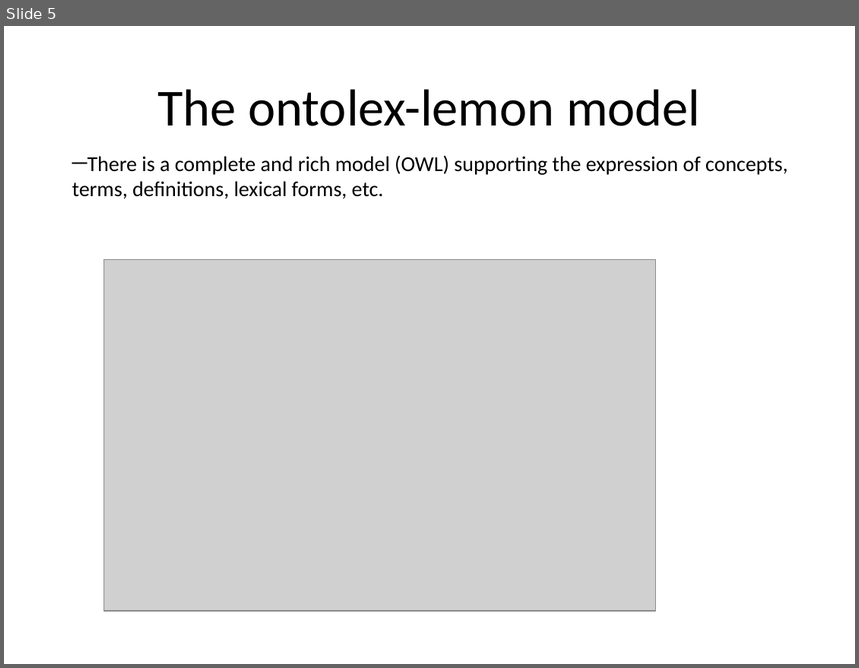
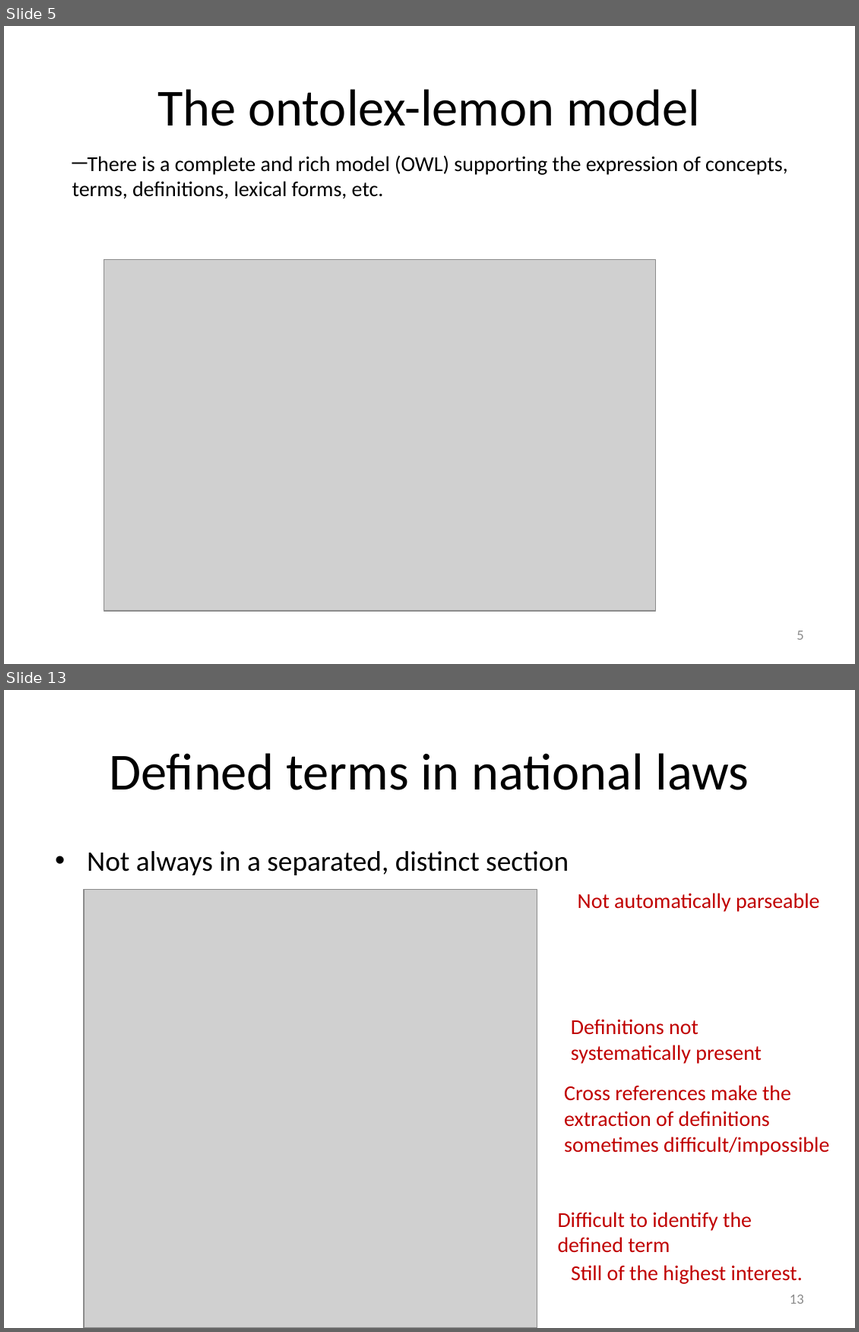
Before and after one commit to liderproject/tbx2rdfservice, a slide deck: slides.pptx. Shown one above the other, each under a label of ours: slide 5 before the commit, slides 5 and 13 after it; the slides between them are not shown. The pictures are 859x668 and 859x1332 pixels, drawn with LibreOffice and Linux fonts; fonts in the diff are those of the drawing; grey boxes stand for pictures. Boxes give left, top, right and bottom in pixels: in the first picture for what was removed or moved away, otherwise in the second. Text is boxed around its words. In the diff, an @@ line names an element or a change of style, - is before the commit and + after.

```diff
--- a/slides.pptx
+++ b/slides.pptx
@@ slide 13 added at (4,690,855,1328), background #FFFFFF @@
@@ title added at (109,753,749,790), 44 pt, text #000000 @@
+Defined terms in national laws
@@ text added at (87,851,569,875), 24 pt, text #000000 @@
+• Not always in a separated, distinct section
@@ picture added at (84,889,537,1328) @@
@@ text added at (578,893,820,912), 18 pt, text #C00000 @@
+Not automatically parseable
@@ text added at (571,1019,762,1064), 18 pt, text #C00000 @@
+Definitions not systematically present
@@ text added at (564,1085,829,1156), 18 pt, text #C00000 @@
+Cross references make the extraction of definitions sometimes difficult/impossible
@@ text added at (558,1212,752,1253), 18 pt, text #C00000 @@
+Difficult to identify the defined term
@@ text added at (571,1265,803,1284), 18 pt, text #C00000 @@
+Still of the highest interest.
@@ page number added at (790,1295,804,1304), 12 pt, text #8C8C8C @@
+13
@@ slide 5 changed as well @@
@@ page number added at (797,631,804,640), 12 pt, text #8C8C8C @@
+5
```
Also in this commit, not shown: 5 other slides changed, 23 other slides added, 2 slides removed, 3 other files.
